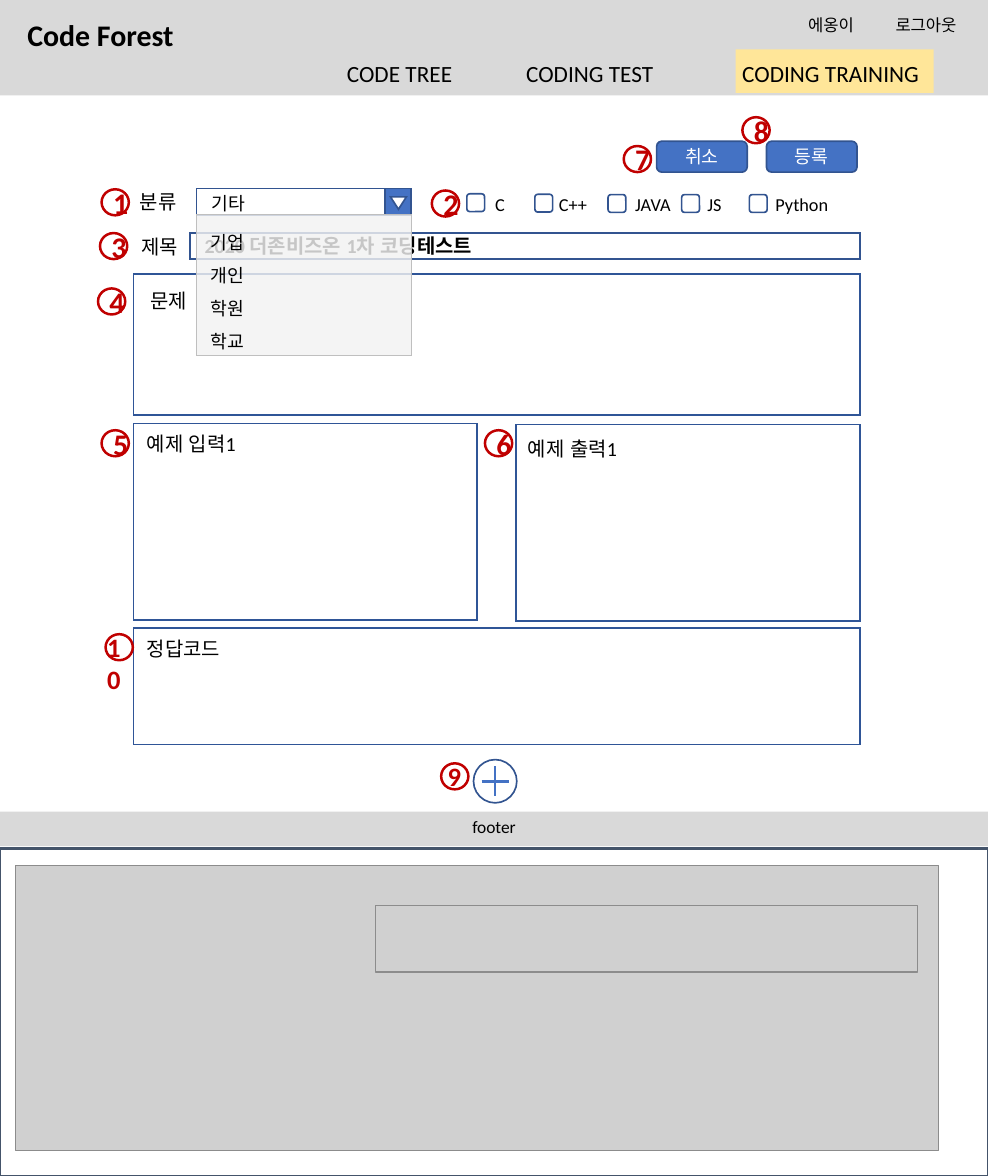
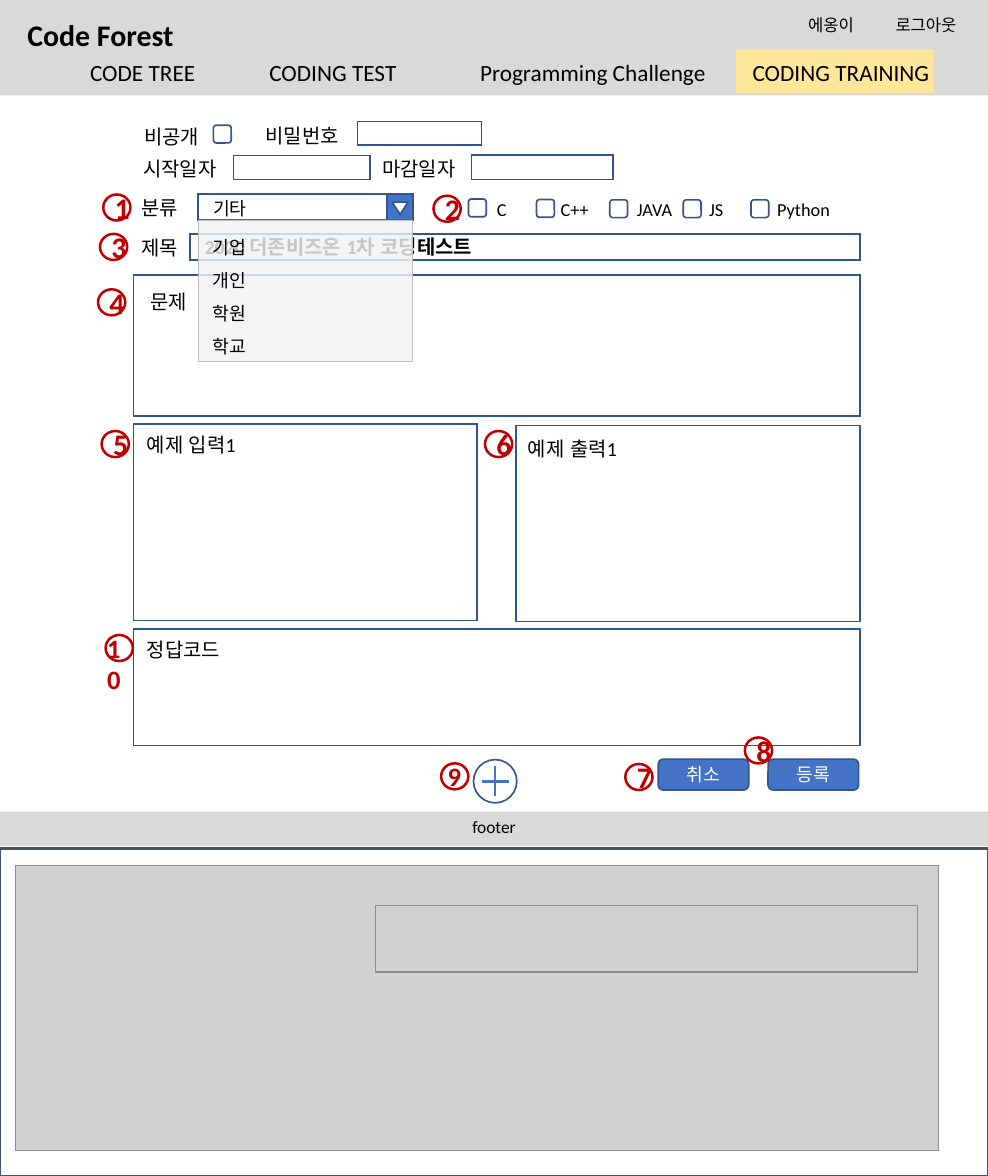
Before and after one commit to btcdd/document, a slide deck: slide 19 of 스토리보드.pptx (slide 17 before the commit). Drawn at 988x1176 pixels with LibreOffice and Linux fonts; fonts in the diff are those of the drawing; grey boxes stand for pictures; background and template pictures are left out. Boxes give left, top, right and bottom in pixels: in the first picture for what was removed or moved away, otherwise in the second. Text is boxed around its words. In the diff, an @@ line names an element or a change of style, - is before the commit and + after.

```diff
--- a/스토리보드.pptx
+++ b/스토리보드.pptx
@@ text at (x1=90, y1=65, x2=929, y2=85): text changed @@
-CODE TREE CODING TEST CODING TRAINING
+CODE TREE CODING TEST Programming Challenge CODING TRAINING
@@ text added at (x1=144, y1=127, x2=199, y2=146), 12 pt, text #000000 @@
+비공개
@@ rounded rectangle added at (x1=214, y1=125, x2=232, y2=143), outline #325491 1 pt @@
@@ text added at (x1=266, y1=126, x2=339, y2=145), 12 pt, text #000000 @@
+비밀번호
@@ rectangle added at (x1=357, y1=122, x2=481, y2=145), outline #325491 1 pt @@
@@ text added at (x1=143, y1=159, x2=455, y2=178), 12 pt, text #000000 @@
+시작일자 마감일자
@@ rectangle added at (x1=233, y1=155, x2=369, y2=179), outline #325491 1 pt @@
@@ rectangle added at (x1=472, y1=155, x2=613, y2=180), outline #325491 1 pt @@
@@ ellipse "2" moved from (x1=431, y1=190, x2=459, y2=216) to (x1=434, y1=196, x2=461, y2=222) @@
@@ 5 rounded rectangles, 4 texts, 3 rectangles, 1 ellipse, 1 triangle moved together from (x1=102, y1=189, x2=828, y2=356) to (x1=103, y1=194, x2=830, y2=361) @@
@@ text "2020 더존비즈온 1차 코딩테스트" rewrapped from (x1=250, y1=233, x2=472, y2=260) to (x1=205, y1=234, x2=472, y2=261) @@
@@ 2 rounded rectangles, 1 ellipse moved together from (x1=656, y1=117, x2=857, y2=172) to (x1=658, y1=737, x2=859, y2=790) @@
@@ ellipse "7" moved from (x1=624, y1=146, x2=651, y2=172) to (x1=625, y1=763, x2=652, y2=790) @@
```
Also in this commit, not shown: 8 other slides changed, 3 slides added.
